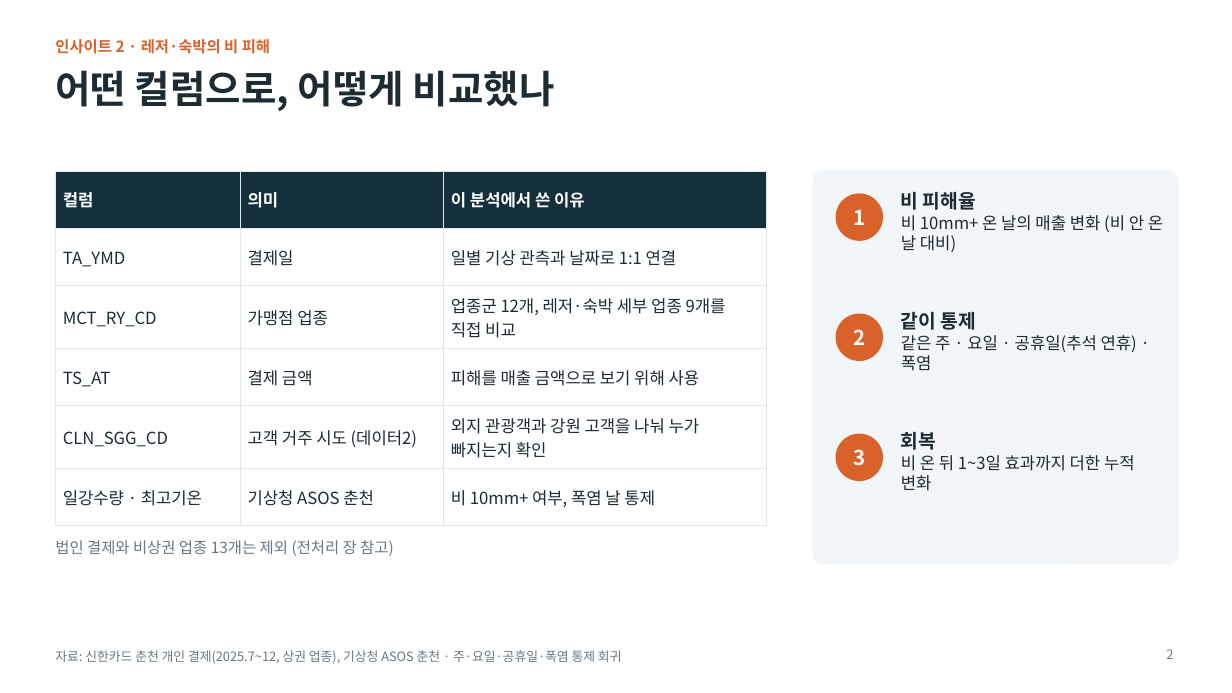
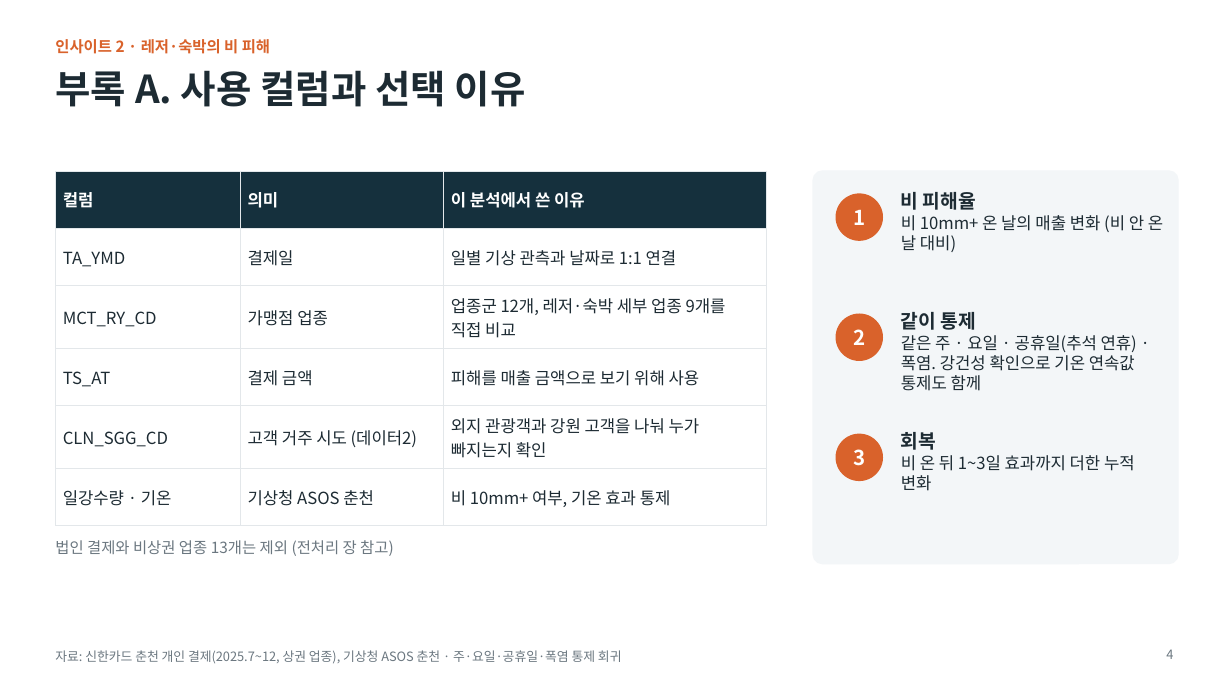
Before and after one commit to cite2denfert/Big_contest, a slide deck: slide 4 of docs/slides/insight2_leisure_lodging.pptx (slide 2 before the commit). Drawn at 1232x693 pixels with LibreOffice and Linux fonts; fonts in the diff are those of the drawing. Boxes give left, top, right and bottom in pixels: in the first picture for what was removed or moved away, otherwise in the second. Text is boxed around its words. In the diff, an @@ line names an element or a change of style, - is before the commit and + after.

```diff
--- a/docs/slides/insight2_leisure_lodging.pptx
+++ b/docs/slides/insight2_leisure_lodging.pptx
@@ title at (55, 70, 526, 107): text changed @@
-어떤 컬럼으로, 어떻게 비교했나
+부록 A. 사용 컬럼과 선택 이유
@@ table at (55, 171, 767, 511) @@
-row 6, column 1: 일강수량 · 최고기온
+row 6, column 1: 일강수량 · 기온
-row 6, column 3: 비 10mm+ 여부, 폭염 날 통제
+row 6, column 3: 비 10mm+ 여부, 기온 효과 통제
@@ text at (901, 335, 1137, 391): text changed @@
-같은 주 · 요일 · 공휴일(추석 연휴) · 폭염
+같은 주 · 요일 · 공휴일(추석 연휴) · 폭염. 강건성 확인으로 기온 연속값 통제도 함께
@@ page number at (1166, 649, 1173, 659): text changed @@
-2
+4
```
Also in this commit, not shown: 3 other slides changed, 3 slides removed.
